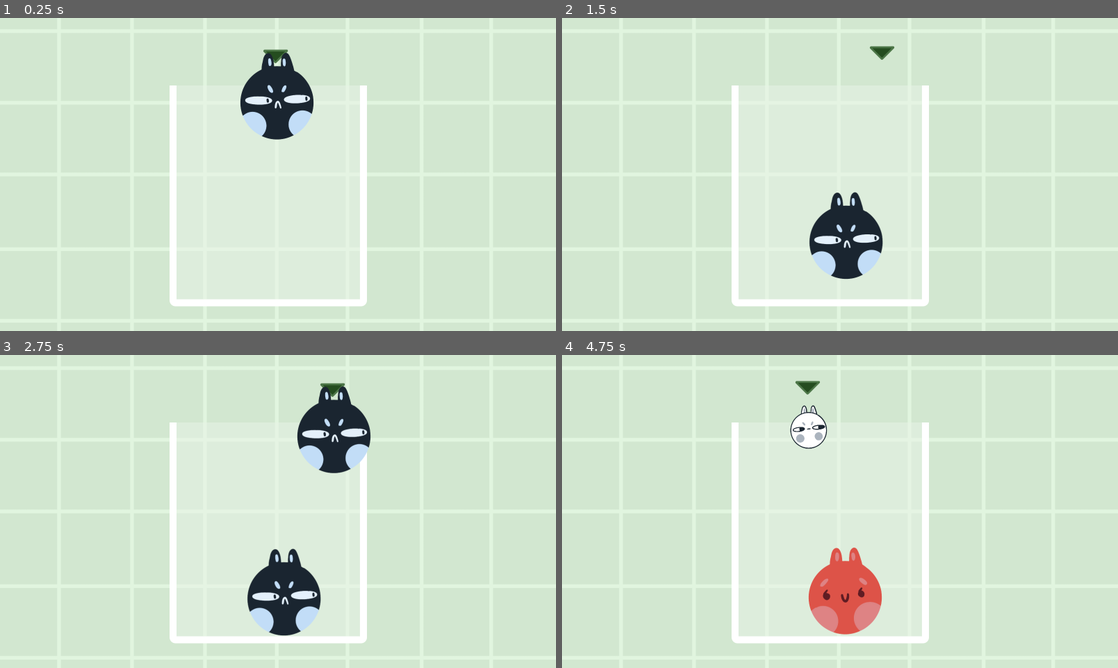
Above: before the commit, frames 1-4 (two rows, left to right).
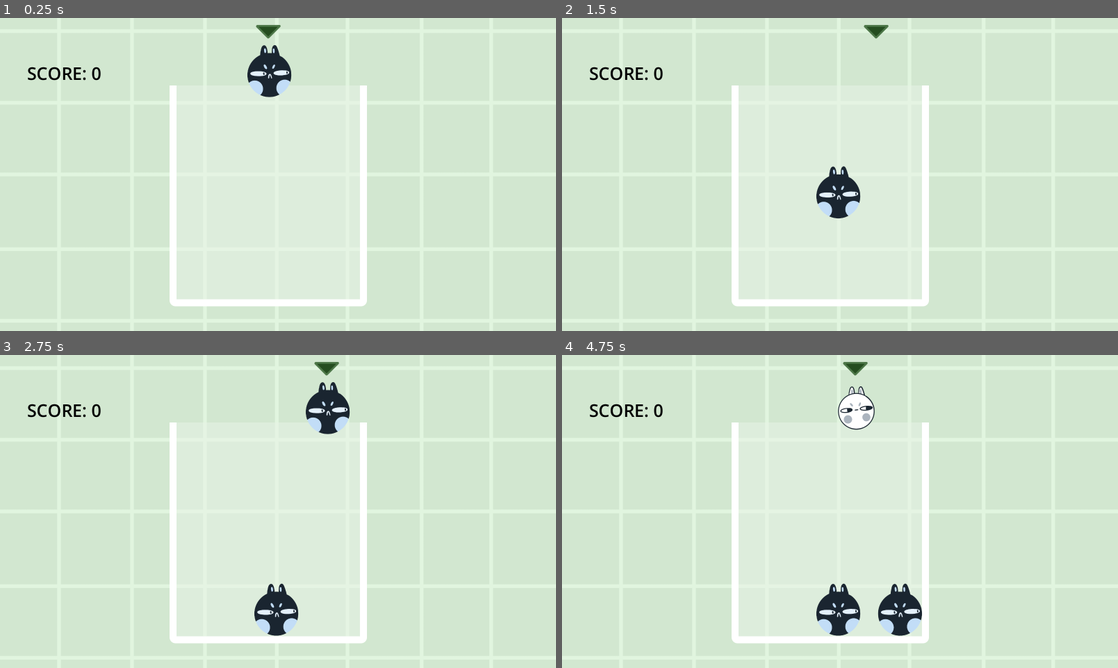
Above: after the commit, the same moments.

Repository: caz002/compound-game
Game: Godot game, scene res://game.tscn
Two runs of this game, one before a commit and one after it. Both use one fixed random seed, a clock stepped at 60 frames per second and the inputs below.
Inputs:
- Up to frame 1 (0.25 s): no input
- Up to frame 2 (1.5 s): tap Enter at 0.5 s; hold D (right) 0.53-1.28 s; tap Space (drop) at 0.6, 1.35 s; hold A (left) from 1.28 s (still down)
- Up to frame 3 (2.75 s): release A (left) at 2.03 s; hold D (right) from 2.03 s (still down); tap Space (drop) at 2.1 s
- Up to frame 4 (4.75 s): tap Space (drop) at 2.85, 3.6, 4.35 s; release D (right) at 3.53 s; hold A (left) from 3.53 s (still down)

The runs differ from the first frame. In frame 1, 2.8% of the frame differs, in the area x 5-57%, y 2-39%; in frame 2, 3.5%; in frame 3, 4.8%; in frame 4, 5.3%, in the area x 5-65%, y 2-90%.

Commit message:
add scoring

Diff:
--- /dev/null
+++ b/Score.gd
@@ -0,0 +1,5 @@
+extends Label
+
+
+func _process(delta):
+	self.text = "Score: " + str(int(ScoreManager.score))
--- a/fruits/fruit_base.gd
+++ b/fruits/fruit_base.gd
@@ -46,6 +46,10 @@
 	# Emit signal to create new fruit
 	fruits_collided.emit(fruit_id, global_position)
 
+	# Emit signal to add to score
+	var points = pow(2, fruit_id + 1) * 10
+	ScoreManager.add_score(points)
+
 	# Defer deletion
 	call_deferred("queue_free")
 	other.call_deferred("queue_free")
--- a/fruits/lemon.tscn
+++ b/fruits/lemon.tscn
@@ -11,8 +11,10 @@
 
 [node name="Sprite2D" type="Sprite2D" parent="."]
 position = Vector2(0, -16)
+scale = Vector2(0.6, 0.6)
 texture = ExtResource("2_vk5mm")
 
 [node name="CollisionShape2D" type="CollisionShape2D" parent="."]
-position = Vector2(2, 6)
+position = Vector2(2, -3)
+scale = Vector2(0.6, 0.6)
 shape = SubResource("CircleShape2D_yahxr")
--- a/fruits/names.gd
+++ b/fruits/names.gd
@@ -1,5 +1,4 @@
 extends Node
 class_name SUIKA
 
-
 enum FRUITS {CHERRY, GRAPE, LEMON, ORANGE, APPLE, PEAR, WATERMELON}
--- a/fruits/orange.tscn
+++ b/fruits/orange.tscn
@@ -4,15 +4,17 @@
 [ext_resource type="Texture2D" uid="uid://dluajs14ulqc5" path="res://assets/orbs/Fire.png" id="2_uo15y"]
 
 [sub_resource type="CircleShape2D" id="CircleShape2D_aoevm"]
-radius = 109.554
+radius = 105.475
 
 [node name="orange" type="RigidBody2D"]
 script = ExtResource("1_aoevm")
 
 [node name="Sprite2D" type="Sprite2D" parent="."]
+scale = Vector2(0.8, 0.8)
 texture = ExtResource("2_uo15y")
 
 [node name="CollisionShape2D" type="CollisionShape2D" parent="."]
-position = Vector2(3, 22)
+position = Vector2(2, 18)
 rotation = 0.0756716
+scale = Vector2(0.8, 0.8)
 shape = SubResource("CircleShape2D_aoevm")
--- a/game.tscn
+++ b/game.tscn
@@ -1,10 +1,11 @@
-[gd_scene load_steps=7 format=3 uid="uid://c2ar7y1vaqw1b"]
+[gd_scene load_steps=9 format=3 uid="uid://c2ar7y1vaqw1b"]
 
 [ext_resource type="PackedScene" uid="uid://gl1cf41av64a" path="res://fruits/bucket.tscn" id="1_e2o6t"]
 [ext_resource type="Script" uid="uid://ba5utjfajrfpf" path="res://game.gd" id="1_fc0e3"]
 [ext_resource type="Texture2D" uid="uid://d1f3qlv4e3b1m" path="res://assets/backgrounds/main_menu_background.png" id="2_7jktm"]
 [ext_resource type="PackedScene" uid="uid://c8jeadyfdtgm1" path="res://player.tscn" id="4_7jktm"]
 [ext_resource type="AudioStream" uid="uid://ycd8ef1lksco" path="res://assets/music/Pop.mp3" id="5_ryrav"]
+[ext_resource type="Script" uid="uid://d275lytovdusq" path="res://Score.gd" id="6_ryrav"]
 
 [sub_resource type="StyleBoxFlat" id="StyleBoxFlat_7jktm"]
 bg_color = Color(0.909804, 0.952941, 0.905882, 0.513726)
@@ -14,6 +15,10 @@
 border_color = Color(1, 1, 1, 1)
 corner_radius_bottom_right = 16
 corner_radius_bottom_left = 16
+
+[sub_resource type="LabelSettings" id="LabelSettings_ryrav"]
+font_size = 50
+font_color = Color(0, 0, 0, 1)
 
 [node name="Game" type="Node2D"]
 script = ExtResource("1_fc0e3")
@@ -36,10 +41,19 @@
 position = Vector2(159, 168)
 
 [node name="Player" parent="." instance=ExtResource("4_7jktm")]
-position = Vector2(154, -60)
+position = Vector2(133, -131)
 
 [node name="drop_sfx" type="AudioStreamPlayer2D" parent="."]
 stream = ExtResource("5_ryrav")
 volume_db = 15.904
 
+[node name="Score" type="Label" parent="."]
+offset_left = -563.0
+offset_top = -158.0
+offset_right = -203.0
+offset_bottom = -84.0
+label_settings = SubResource("LabelSettings_ryrav")
+uppercase = true
+script = ExtResource("6_ryrav")
+
 [connection signal="dropped_fruit" from="Player" to="." method="_on_player_dropped_fruit"]
--- /dev/null
+++ b/label.tscn
@@ -0,0 +1,5 @@
+[gd_scene format=3 uid="uid://dma3m2q6uq2ky"]
+
+[node name="Label" type="Label"]
+offset_right = 40.0
+offset_bottom = 23.0
--- a/player.tscn
+++ b/player.tscn
@@ -1,14 +1,11 @@
-[gd_scene load_steps=8 format=3 uid="uid://c8jeadyfdtgm1"]
+[gd_scene load_steps=7 format=3 uid="uid://c8jeadyfdtgm1"]
 
-[ext_resource type="Script" path="res://player.gd" id="1_onrkg"]
+[ext_resource type="Script" uid="uid://da58fdg84jghn" path="res://player.gd" id="1_onrkg"]
 [ext_resource type="Texture2D" uid="uid://c7kt6pj00rnsm" path="res://assets/ui/arrow.png" id="2_2hs0m"]
 [ext_resource type="Texture2D" uid="uid://cffkf25thtmpe" path="res://assets/orbs/Water.png" id="3_2hs0m"]
 [ext_resource type="Texture2D" uid="uid://bt1fiaq1snps7" path="res://assets/orbs/Earth.png" id="4_2hs0m"]
 [ext_resource type="Texture2D" uid="uid://dt68un4o2ykte" path="res://assets/orbs/Default_White.png" id="5_2hs0m"]
 [ext_resource type="Texture2D" uid="uid://clx2pymlk4xgh" path="res://assets/orbs/Default_Black.png" id="6_1jxqw"]
-
-[sub_resource type="RectangleShape2D" id="RectangleShape2D_sweqy"]
-size = Vector2(63, 24)
 
 [node name="Player" type="CharacterBody2D"]
 script = ExtResource("1_onrkg")
@@ -36,9 +33,5 @@
 [node name="Lemon" type="Sprite2D" parent="."]
 visible = false
 rotation = 0.000880671
+scale = Vector2(0.6, 0.6)
 texture = ExtResource("6_1jxqw")
-
-[node name="CollisionShape2D" type="CollisionShape2D" parent="."]
-position = Vector2(8.5, -57)
-rotation = -0.00792082
-shape = SubResource("RectangleShape2D_sweqy")
--- a/project.godot
+++ b/project.godot
@@ -18,6 +18,7 @@
 [autoload]
 
 Music="*res://scenes/music.tscn"
+ScoreManager="*res://scoreManager.gd"
 
 [display]
 
--- /dev/null
+++ b/scoreManager.gd
@@ -0,0 +1,10 @@
+extends Node
+
+
+var score = 0
+
+func add_score(points):
+	score += points
+
+func clear_score():
+	score = 0
Not shown, added: Score.gd.uid
Not shown, added: scoreManager.gd.uid
